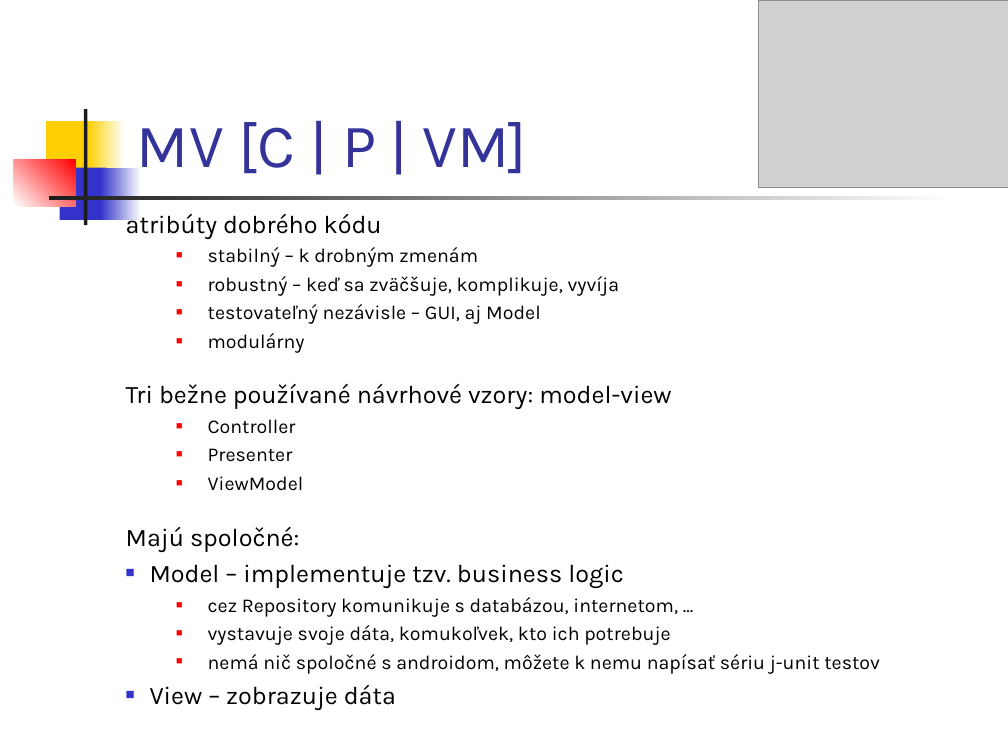
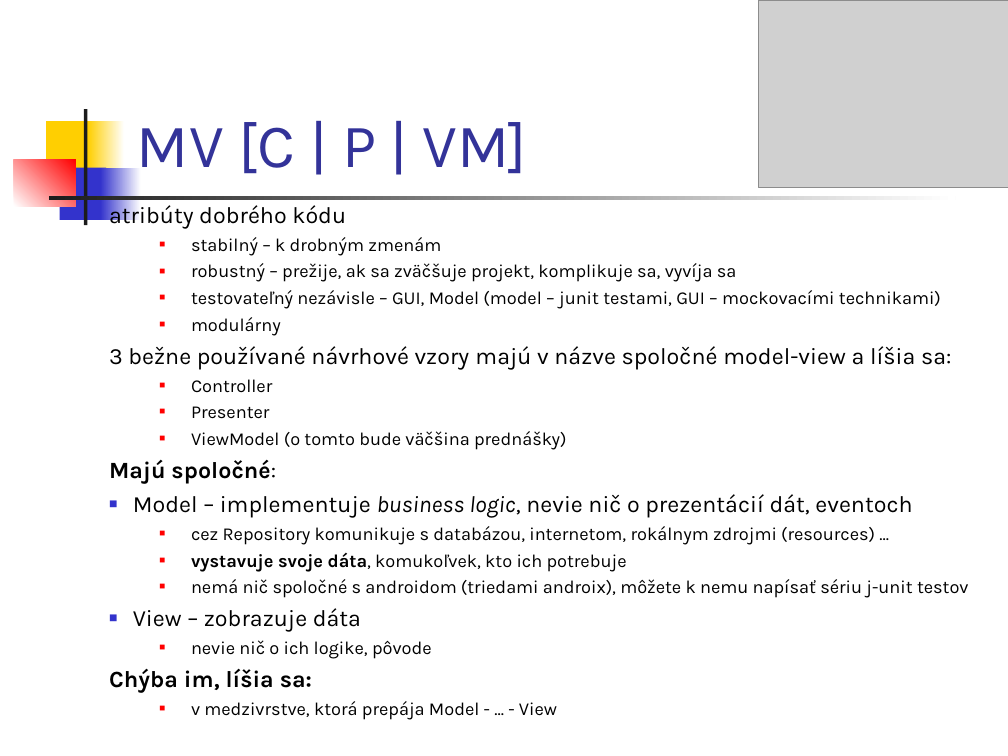
Before and after one commit to vmandro/Prednasky, a slide deck: slide 3 of 07/07_Android.ppt. Drawn at 1008x756 pixels with LibreOffice and Linux fonts; fonts in the diff are those of the drawing; grey boxes stand for pictures. Boxes give left, top, right and bottom in pixels: in the first picture for what was removed or moved away, otherwise in the second. Text is boxed around its words. In the diff, an @@ line names an element or a change of style, - is before the commit and + after.

```diff
--- a/07/07_Android.ppt
+++ b/07/07_Android.ppt
@@ text "atribúty dobrého kódu": place and size @@
-text "atribúty dobrého kódu" at bbox=[126, 210, 880, 710]
+text "atribúty dobrého kódu" at bbox=[109, 203, 969, 720]
@@ text at bbox=[109, 203, 627, 632]: size 18 to 16.6 pt in "atribúty dobrého kódu", "Majú spoločné:", "View – zobrazuje dáta"; size 14 to 12.9 pt in "stabilný – k drobným zmenám", "modulárny", "Controller", "Presenter" and 1 more places; bold on in "Majú spoločné:", "vystavuje svoje dáta," @@
@@ text at bbox=[191, 263, 941, 309]: text changed; size 14 to 12.9 pt @@
-  ■ robustný – keď sa zväčšuje, komplikuje, vyvíja
-  ■ testovateľný nezávisle – GUI, aj Model
+  ■ robustný – prežije, ak sa zväčšuje projekt, komplikuje sa, vyvíja sa
+  ■ testovateľný nezávisle – GUI, Model (model – junit testami, GUI – mockovacími technikami)
@@ text at bbox=[109, 346, 951, 369]: text changed; size 18 to 16.6 pt @@
-Tri bežne používané návrhové vzory: model-view
+3 bežne používané návrhové vzory majú v názve spoločné model-view a líšia sa:
@@ text at bbox=[191, 431, 567, 450]: text changed; size 14 to 12.9 pt @@
-  ■ ViewModel
+  ■ ViewModel (o tomto bude väčšina prednášky)
@@ text at bbox=[133, 494, 912, 545]: text changed; size 14 to 12.9 pt @@
-■ Model – implementuje tzv. business logic
-  ■ cez Repository komunikuje s databázou, internetom, ...
+■ Model – implementuje business logic, nevie nič o prezentácií dát, eventoch
+  ■ cez Repository komunikuje s databázou, internetom, rokálnym zdrojmi (resources) ...
@@ text at bbox=[191, 579, 969, 598]: text changed; size 14 to 12.9 pt @@
-  ■ nemá nič spoločné s androidom, môžete k nemu napísať sériu j-unit testov
+  ■ nemá nič spoločné s androidom (triedami androix), môžete k nemu napísať sériu j-unit testov
@@ text at bbox=[109, 640, 557, 720]: paragraphs added @@
+  ■ nevie nič o ich logike, pôvode
+Chýba im, líšia sa:
+  ■ v medzivrstve, ktorá prepája Model - ... - View
```
Also in this commit, not shown: 29 other slides changed, 3 slides added, 1 slide removed, 1 other file.
